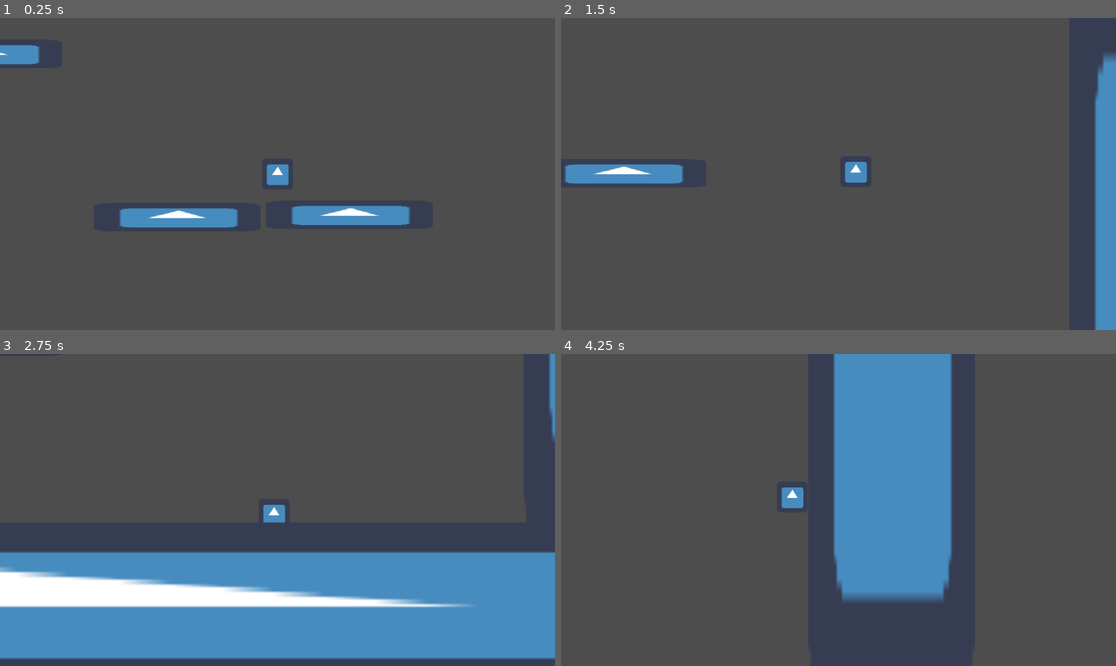
Above: before the commit, frames 1-4 (two rows, left to right).
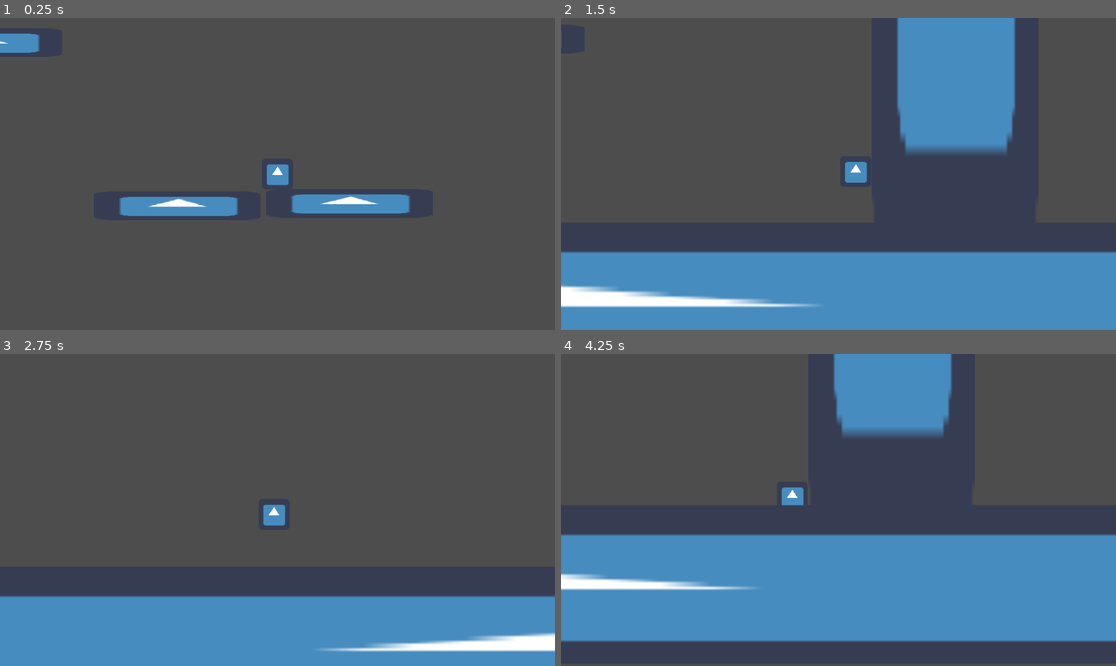
Above: after the commit, the same moments.

Repository: zenbenten/Godot-Platformer
Game: Godot game, scene res://Main.tscn
Same seed, same stepped clock (60 frames per second), same inputs: the game is played once before the commit and once after it. The engine's default icon, where the game draws it, is replaced by a stand-in: a white triangle on a blue panel in a dark square.
Inputs (mouse positions are in pixels of both pictures, inside the frame that each line leads up to):
- Up to frame 1 (0.25 s): no input
- Up to frame 2 (1.5 s): move the mouse to (960, 158) at 0.52 s; hold Right (right) from 0.53 s (still down); tap X (item_use) at 0.6 s; tap Z (jump) at 0.77, 0.8, 1.07, 1.35 s; move the mouse to (727, 189) at 1.27 s
- Up to frame 3 (2.75 s): tap Z (jump) at 1.52, 1.82, 2.3 s; tap X (item_use) at 1.55, 2.1 s; move the mouse to (333, 441) at 2.02 s; release Right (right) at 2.03 s; hold Left (left) from 2.03 s (still down)
- Up to frame 4 (4.25 s): move the mouse to (810, 572) at 2.77 s; release Left (left) at 2.78 s; hold Right (right) from 2.78 s (still down); tap X (item_use) at 2.85 s; tap Z (jump) at 3.02, 3.32, 3.6, 3.77, 4.07 s; move the mouse to (1005, 556) at 3.52 s

The runs differ from the first frame. In frame 1, 4.0% of the frame differs, in the area x 0-74%, y 4-68%; in frame 2, 37%; in frame 3, 22%; in frame 4, 38%, in the area x 0-100%, y 12-93%.

Commit message:
state machine functional for basic player movement and swinging. item pickup functional. grapple hook doesnt work unless you get the pickup. scalable for more items in state machine

Diff:
--- a/Chain.tscn
+++ b/GrapplingHookAbility.tscn
@@ -1,19 +1,19 @@
 [gd_scene load_steps=5 format=3 uid="uid://bmokyehx7g4aq"]
 
-[ext_resource type="Texture2D" uid="uid://cmsy8qnps30xp" path="res://assets/hook.png" id="1"]
-[ext_resource type="Texture2D" uid="uid://bs5mc44p6molt" path="res://assets/link.png" id="2"]
-[ext_resource type="Script" uid="uid://ckmr0qckqfnf7" path="res://Chain.gd" id="3"]
+[ext_resource type="Script" uid="uid://ckmr0qckqfnf7" path="res://Chain.gd" id="1_7ufpp"]
+[ext_resource type="Texture2D" uid="uid://bs5mc44p6molt" path="res://assets/link.png" id="2_qoqdc"]
+[ext_resource type="Texture2D" uid="uid://cmsy8qnps30xp" path="res://assets/hook.png" id="3_6nlle"]
 
 [sub_resource type="CapsuleShape2D" id="1"]
 radius = 4.40329
 height = 8.80657
 
 [node name="Chain" type="Node2D"]
-script = ExtResource("3")
+script = ExtResource("1_7ufpp")
 
 [node name="Links" type="Sprite2D" parent="."]
 texture_repeat = 2
-texture = ExtResource("2")
+texture = ExtResource("2_qoqdc")
 centered = false
 offset = Vector2(-8, 14)
 region_enabled = true
--- /dev/null
+++ b/GrapplingHookItem.tres
@@ -0,0 +1,13 @@
+[gd_resource type="Resource" script_class="ItemResource" load_steps=4 format=3 uid="uid://chelbnnu36tdm"]
+
+[ext_resource type="Script" uid="uid://c505gpsprxp1w" path="res://ItemResource.gd" id="1_5ngqh"]
+[ext_resource type="PackedScene" uid="uid://bmokyehx7g4aq" path="res://GrapplingHookAbility.tscn" id="1_w51r6"]
+[ext_resource type="Texture2D" uid="uid://fxssljcesdq3" path="res://icon.png" id="2_qrpo3"]
+
+[resource]
+script = ExtResource("1_5ngqh")
+item_name = "Grappling Hook"
+item_description = ""
+pickup_texture = ExtResource("2_qrpo3")
+ability_scene = ExtResource("1_w51r6")
+metadata/_custom_type_script = "uid://c505gpsprxp1w"
--- /dev/null
+++ b/IdleState.gd
@@ -0,0 +1,51 @@
+# IdleState.gd
+# Handles logic for when the player is standing still.
+
+extends State
+
+# Exports for tweaking physics from the Inspector.
+@export var ground_friction = 0.90
+
+func enter(msg: Dictionary = {}):
+	# This is a good place to trigger an "idle" animation.
+	# For example: state_machine.player.animation_player.play("Idle")
+	pass
+
+func process_physics(_delta: float):
+	var player = state_machine.player
+
+	# Apply gravity. Even when idle, gravity should be active
+	# to ensure the player stays grounded on slopes or moving platforms.
+	player.velocity.y += 60 # Using your established gravity value
+
+	# Apply friction to slow the player down to a stop.
+	player.velocity.x = lerp(player.velocity.x, 0.0, ground_friction)
+
+	# The move_and_slide() function is essential to apply physics and detect collisions.
+	player.move_and_slide()
+
+	# --- STATE TRANSITIONS ---
+
+	# 1. Transition to Move if there's horizontal input.
+	var walk_input = Input.get_action_strength("right") - Input.get_action_strength("left")
+	if not is_zero_approx(walk_input):
+		state_machine.transition_to("Move")
+		return # Important to return after a transition
+
+	# 2. Transition to Jump if the jump action is pressed.
+	if Input.is_action_just_pressed("jump"):
+		# We send a message so the Jump state knows to apply the jump force.
+		state_machine.transition_to("Jump", {"is_jump": true})
+		return
+
+	# 3. Transition to Swing if the item is used.
+	if Input.is_action_just_pressed("item_use"):
+		if player.has_ability("Grappling Hook"):
+			state_machine.transition_to("Swing")
+			return
+
+	# 4. Transition to Jump/Fall if the player walks off a ledge.
+	if not player.is_on_floor():
+		# We don't send a message, so the Jump state knows this is a fall, not a jump.
+		state_machine.transition_to("Jump")
+		return
--- /dev/null
+++ b/ItemResource.gd
@@ -0,0 +1,8 @@
+class_name ItemResource
+extends Resource
+
+@export var item_name: String
+@export var item_description: String
+@export var pickup_texture: Texture2D
+# This is the key: a scene that holds the item's logic!
+@export var ability_scene: PackedScene
--- /dev/null
+++ b/Item_Pickup.gd
@@ -0,0 +1,13 @@
+extends Area2D
+
+@export var item: ItemResource
+
+func _ready():
+	if item:
+		$Sprite2D.texture = item.pickup_texture
+
+func _on_body_entered(body):
+	# Check if it's the player and if the player can collect items
+	if body.has_method("add_item"):
+		body.add_item(item)
+		queue_free() # Disappear after pickup
--- /dev/null
+++ b/JumpState.gd
@@ -0,0 +1,56 @@
+# JumpState.gd
+# Handles all airborne logic, including jumping and falling.
+
+extends State
+
+# Exports for tweaking physics from the Inspector.
+@export var air_speed = 400
+@export var air_friction = 0.95
+
+func enter(msg: Dictionary = {}):
+	var player = state_machine.player
+
+	# This is the key logic: check if we entered this state from a jump action.
+	# The "is_jump" key is sent from the Idle or Move state.
+	if msg.has("is_jump") and msg.is_jump == true:
+		# Apply the jump force. The JUMP_FORCE should be defined in your Player.gd script.
+		player.velocity.y = -player.JUMP_FORCE
+
+		# This is a good place to play a "jump" animation.
+		# For example: state_machine.player.animation_player.play("Jump")
+	else:
+		# If no "is_jump" message, we are falling.
+		# Play a "fall" animation here.
+		# For example: state_machine.player.animation_player.play("Fall")
+		pass
+
+func process_physics(_delta: float):
+	var player = state_machine.player
+
+	# Apply gravity.
+	player.velocity.y += 60 # Using your established gravity value
+
+	# Handle air control.
+	var walk_input = Input.get_action_strength("right") - Input.get_action_strength("left")
+	player.velocity.x += walk_input * air_speed
+
+	# Apply air friction to prevent infinite acceleration.
+	player.velocity.x *= air_friction
+
+	player.move_and_slide()
+
+	# --- STATE TRANSITIONS ---
+
+	# 1. Transition to Idle or Move when we land on the floor.
+	if player.is_on_floor():
+		if is_zero_approx(player.velocity.x):
+			state_machine.transition_to("Idle")
+		else:
+			state_machine.transition_to("Move")
+		return
+
+	# 2. Transition to Swing if the item is used mid-air.
+	if Input.is_action_just_pressed("item_use"):
+		if player.has_ability("Grappling Hook"):
+			state_machine.transition_to("Swing")
+			return
--- a/Main.tscn
+++ b/Main.tscn
@@ -1,9 +1,10 @@
-[gd_scene load_steps=6 format=3 uid="uid://ccmihphn0i6e8"]
+[gd_scene load_steps=7 format=3 uid="uid://ccmihphn0i6e8"]
 
 [ext_resource type="TileSet" path="res://Tiles/tiles.tres" id="1"]
 [ext_resource type="PackedScene" uid="uid://704hdtys1kju" path="res://Player.tscn" id="2"]
-[ext_resource type="Script" uid="uid://ytxs8nua64cf" path="res://Camera2D.gd" id="3"]
 [ext_resource type="Texture2D" uid="uid://fxssljcesdq3" path="res://icon.png" id="4_cm0pq"]
+[ext_resource type="PackedScene" uid="uid://bjcsrkof5tixu" path="res://item_pickup.tscn" id="4_fos0i"]
+[ext_resource type="Resource" uid="uid://chelbnnu36tdm" path="res://GrapplingHookItem.tres" id="5_fos0i"]
 
 [sub_resource type="RectangleShape2D" id="RectangleShape2D_fos0i"]
 
@@ -11,9 +12,6 @@
 
 [node name="Player" parent="." instance=ExtResource("2")]
 position = Vector2(321.796, 376.075)
-
-[node name="Camera2D" type="Camera2D" parent="Player"]
-script = ExtResource("3")
 
 [node name="TileMap" type="TileMap" parent="."]
 tile_set = ExtResource("1")
@@ -95,3 +93,7 @@
 [node name="Sprite2D" type="Sprite2D" parent="BigFloor2"]
 scale = Vector2(0.307124, 0.339825)
 texture = ExtResource("4_cm0pq")
+
+[node name="ItemPickup" parent="." instance=ExtResource("4_fos0i")]
+position = Vector2(-947, 850)
+item = ExtResource("5_fos0i")
--- /dev/null
+++ b/MoveState.gd
@@ -0,0 +1,40 @@
+extends State
+
+# You can export variables to tweak them in the Inspector!
+@export var speed = 500
+@export var friction = 0.85
+
+func enter(msg: Dictionary = {}):
+	# Maybe play a "run" animation
+	pass
+
+func process_physics(_delta: float):
+	# Get player reference from the state machine
+	var player = state_machine.player
+
+	# Get input
+	var walk = Input.get_action_strength("right") - Input.get_action_strength("left")
+	player.velocity.x += walk * speed
+
+	# Apply gravity
+	player.velocity.y += 60 # Using your gravity value
+
+	# Apply friction
+	player.velocity.x *= friction
+
+	player.move_and_slide()
+
+	# --- State Transitions ---
+	if not player.is_on_floor():
+		state_machine.transition_to("Jump") # Or a "Fall" state
+	elif is_zero_approx(walk):
+		state_machine.transition_to("Idle")
+
+	if Input.is_action_just_pressed("jump"):
+		state_machine.transition_to("Jump", {"is_jump": true})
+
+	# ... inside process_physics ...
+		if Input.is_action_just_pressed("item_use"):
+	# Check if the player has the ability AND we are on the ground
+			if state_machine.player.has_ability("Grappling Hook"):
+				state_machine.transition_to("Swing")
--- a/Player.gd
+++ b/Player.gd
@@ -1,88 +1,45 @@
-"""
-This script controls the player character.
-"""
+# Player.gd
+# Final, corrected version. The Player script holds stats and abilities,
+# while the StateMachine handles all per-frame logic.
+
 extends CharacterBody2D
 
-const JUMP_FORCE = 1550			# Force applied on jumping
-const MOVE_SPEED = 500			# Speed to walk with
-const GRAVITY = 60				# Gravity applied every second
-const MAX_SPEED = 2000			# Maximum speed the player is allowed to move
-const FRICTION_AIR = 0.95		# The friction while airborne
-const FRICTION_GROUND = 0.85	# The friction while on the ground
-const CHAIN_PULL = 60 #this started at 105
+# Player stats that states might need access to can live here.
+const JUMP_FORCE = 1000
 
-# We use the built-in 'velocity' property of CharacterBody2D.
-var chain_velocity := Vector2(0,0)
-var can_jump = false			# Whether the player used their air-jump
+# The player's inventory of abilities, stored by name.
+var abilities = {}
 
-# This function is called every physics frame
-func _physics_process(_delta: float) -> void:
-	# Walking
-	var walk = (Input.get_action_strength("right") - Input.get_action_strength("left")) * MOVE_SPEED
+# A direct reference to the state machine for easy access by states if needed,
+# though direct calls from the player are no longer necessary.
+@onready var state_machine = $StateMachine
 
-	# Falling - This now modifies the built-in velocity property
-	velocity.y += GRAVITY
+func _ready():
+	# This function can be used for any one-time setup for the player itself.
+	# We no longer need to instance the chain here from the start.
+	pass
 
-	# Hook physics
-	if $Chain.hooked:
-		# `to_local($Chain.tip).normalized()` is the direction that the chain is pulling
-		chain_velocity = to_local($Chain.tip).normalized() * CHAIN_PULL
-		if chain_velocity.y > 0:
-			# Pulling down isn't as strong
-			chain_velocity.y *= 0.55
-		else:
-			# Pulling up is stronger
-			chain_velocity.y *= 1.65
-		if sign(chain_velocity.x) != sign(walk):
-			# if we are trying to walk in a different
-			# direction than the chain is pulling
-			# reduce its pull
-			chain_velocity.x *= 0.7
-	else:
-		# Not hooked -> no chain velocity
-		chain_velocity = Vector2(0,0)
-	velocity += chain_velocity
+# The _physics_process function has been completely REMOVED.
+# The StateMachine's own _physics_process is called automatically by Godot,
+# which then correctly calls the active state's process_physics function.
 
-	velocity.x += walk		# apply the walking
+# This function is called by ItemPickup scenes when the player collides with them.
+func add_item(item_resource: ItemResource):
+	if not abilities.has(item_resource.item_name):
+		# Add the item resource to our dictionary of known abilities.
+		abilities[item_resource.item_name] = item_resource
 
-	up_direction = Vector2.UP
-	move_and_slide()	# Actually apply all the forces
+		# If the item has an associated ability scene, instance it and add it
+		# as a child of the player.
+		if item_resource.ability_scene:
+			var ability_instance = item_resource.ability_scene.instantiate()
+			# It's good practice to give the instanced ability a clear name.
+			# This gets the filename of the scene (e.g., "GrapplingHookAbility") and uses it as the node name.
+			ability_instance.name = item_resource.ability_scene.get_path().get_file().get_basename()
+			add_child(ability_instance)
 
-	velocity.x -= walk		# take away the walk speed again
-	# ^ This is done so we don't build up walk speed over time
+		print("Picked up: ", item_resource.item_name)
 
-	# Manage friction and refresh jump and stuff
-	velocity.y = clamp(velocity.y, -MAX_SPEED, MAX_SPEED)	# Make sure we are in our limits
-	velocity.x = clamp(velocity.x, -MAX_SPEED, MAX_SPEED)
-
-	var grounded = is_on_floor()
-	if grounded:
-		velocity.x *= FRICTION_GROUND	# Apply friction only on x (we are not moving on y anyway)
-		can_jump = true 				# We refresh our air-jump
-		if velocity.y >= 5:		# Keep the y-velocity small such that
-			velocity.y = 5		# gravity doesn't make this number huge
-	elif is_on_ceiling() and velocity.y <= -5:	# Same on ceilings
-		velocity.y = -5
-
-	# Apply air friction
-	if !grounded:
-		velocity.x *= FRICTION_AIR
-		if velocity.y > 0:
-			velocity.y *= FRICTION_AIR
-
-	# --- CHAIN INPUT LOGIC ---
-	if Input.is_action_just_pressed("item_use"):
-		# Get the mouse position to calculate the shooting direction
-		var aim_direction = get_viewport().get_mouse_position() - get_viewport().get_visible_rect().size * 0.5
-		$Chain.shoot(aim_direction)
-
-	if Input.is_action_just_released("item_use"):
-		$Chain.release()
-
-	# --- JUMPING LOGIC ---
-	if Input.is_action_just_pressed("jump"):
-		if grounded:
-			velocity.y = -JUMP_FORCE	# Apply the jump-force
-		elif can_jump:
-			can_jump = false	# Used air-jump
-			velocity.y = -JUMP_FORCE
+# This function is used by states to check if the player possesses a certain ability.
+func has_ability(ability_name: String) -> bool:
+	return abilities.has(ability_name)
--- a/Player.tscn
+++ b/Player.tscn
@@ -1,8 +1,14 @@
-[gd_scene load_steps=5 format=3 uid="uid://704hdtys1kju"]
+[gd_scene load_steps=11 format=3 uid="uid://704hdtys1kju"]
 
 [ext_resource type="Texture2D" uid="uid://fxssljcesdq3" path="res://icon.png" id="1"]
 [ext_resource type="Script" uid="uid://c0foyndixvthc" path="res://Player.gd" id="2"]
-[ext_resource type="PackedScene" uid="uid://bmokyehx7g4aq" path="res://Chain.tscn" id="3"]
+[ext_resource type="PackedScene" uid="uid://bmokyehx7g4aq" path="res://GrapplingHookAbility.tscn" id="3"]
+[ext_resource type="Script" uid="uid://ytxs8nua64cf" path="res://Camera2D.gd" id="3_e80uo"]
+[ext_resource type="Script" uid="uid://4s1j7arcs7o2" path="res://StateMachine.gd" id="5_tdg3f"]
+[ext_resource type="Script" uid="uid://cq484m1evvtms" path="res://IdleState.gd" id="6_5ncpa"]
+[ext_resource type="Script" uid="uid://biwudfloj5d17" path="res://MoveState.gd" id="6_dtqjt"]
+[ext_resource type="Script" uid="uid://cdl4m8r03bdbv" path="res://SwingState.gd" id="7_dtqjt"]
+[ext_resource type="Script" uid="uid://cxdbuh02fp8nw" path="res://JumpState.gd" id="8_wi0c6"]
 
 [sub_resource type="RectangleShape2D" id="1"]
 size = Vector2(59.4188, 60.7038)
@@ -11,10 +17,29 @@
 collision_layer = 2
 script = ExtResource("2")
 
-[node name="Chain" parent="." instance=ExtResource("3")]
-
 [node name="Sprite2D" type="Sprite2D" parent="."]
 texture = ExtResource("1")
 
 [node name="CollisionShape2D" type="CollisionShape2D" parent="."]
 shape = SubResource("1")
+
+[node name="Camera2D" type="Camera2D" parent="."]
+script = ExtResource("3_e80uo")
+
+[node name="Chain" parent="." instance=ExtResource("3")]
+
+[node name="StateMachine" type="Node" parent="." node_paths=PackedStringArray("initial_state")]
+script = ExtResource("5_tdg3f")
+initial_state = NodePath("Idle")
+
+[node name="Idle" type="Node" parent="StateMachine"]
+script = ExtResource("6_5ncpa")
+
+[node name="Move" type="Node" parent="StateMachine"]
+script = ExtResource("6_dtqjt")
+
+[node name="Jump" type="Node" parent="StateMachine"]
+script = ExtResource("8_wi0c6")
+
+[node name="Swing" type="Node" parent="StateMachine"]
+script = ExtResource("7_dtqjt")
--- /dev/null
+++ b/State.gd
@@ -0,0 +1,25 @@
+class_name State
+extends Node
+
+# A reference to the StateMachine, which will be set by the StateMachine itself.
+var state_machine = null
+
+# Virtual function, called when entering the state.
+func enter(msg: Dictionary = {}):
+	pass
+
+# Virtual function, called when exiting the state.
+func exit():
+	pass
+
+# Virtual function for handling input events.
+func process_input(_event: InputEvent):
+	pass
+
+# Virtual function for frame-based updates.
+func process_frame(_delta: float):
+	pass
+
+# Virtual function for physics-based updates.
+func process_physics(_delta: float):
+	pass
--- /dev/null
+++ b/StateMachine.gd
@@ -0,0 +1,73 @@
+# StateMachine.gd
+# Safer version that checks if child nodes are valid states.
+
+extends Node
+
+@export var initial_state: State
+
+var current_state: State
+var player: CharacterBody2D
+
+func _ready():
+	player = get_parent() # Assumes StateMachine is a direct child of Player
+
+	# Add all child nodes (the states) to a dictionary by name
+	for state in get_children():
+		# This 'if' statement is the safety check.
+		# It ensures we only try to modify nodes that actually extend our State class.
+		if state is State:
+			state.state_machine = self # Give each state a reference to this FSM
+		else:
+			# This warning will print in the output log if you have a child node
+			# without a state script attached, making it easy to debug.
+			print("Warning: Child node '", state.name, "' is not a State and will be ignored by the StateMachine.")
+
+	# Start in the initial state
+	if initial_state:
+		current_state = initial_state
+
+		# A final safety check to ensure the initial_state itself is valid before using it.
+		if not initial_state is State:
+			print("Error: Initial state '", initial_state.name, "' is not a valid state script. State machine cannot start.")
+			current_state = null # Stop the state machine from running
+			return
+
+		# This ensures the state_machine reference is set even if the initial_state isn't a child (not recommended, but safe)
+		if not initial_state.state_machine:
+			initial_state.state_machine = self
+
+		current_state.enter()
+
+func _input(event: InputEvent):
+	if current_state:
+		current_state.process_input(event)
+
+func _process(delta: float):
+	if current_state:
+		current_state.process_frame(delta)
+
+func _physics_process(delta: float):
+	if current_state:
+		current_state.process_physics(delta)
+
+func transition_to(state_name: String, msg: Dictionary = {}):
+	# Don't transition if there's no state to transition from.
+	if not current_state:
+		return
+
+	var new_state = get_node(state_name)
+
+	# Check if the new state exists and is a valid state.
+	if not new_state is State:
+		print("Warning: Cannot transition to '", state_name, "' because it is not a valid state.")
+		return
+
+	# Don't transition to the same state.
+	if current_state == new_state:
+		return
+
+	if current_state:
+		current_state.exit()
+
+	current_state = new_state
+	current_state.enter(msg) # Pass optional message dictionary
--- /dev/null
+++ b/SwingState.gd
@@ -0,0 +1,58 @@
+# SwingState.gd
+# Corrected version that properly handles the hook's "flying" and "hooked" phases.
+
+extends State
+
+var hook_ability # A reference to the grappling hook node
+
+func enter(msg: Dictionary = {}):
+	var player = state_machine.player
+	# Find the ability node. This is more robust than a hardcoded name.
+	# We use the name we assigned in Player.gd's add_item function.
+	hook_ability = player.find_child("GrapplingHookAbility", true, false)
+
+	if hook_ability:
+		var aim_direction = player.get_global_mouse_position() - player.global_position
+		hook_ability.shoot(aim_direction)
+	else:
+		# If for some reason we can't find the hook, exit immediately.
+		state_machine.transition_to("Jump")
+
+func process_physics(_delta: float):
+	var player = state_machine.player
+
+	# First, a safety check in case the hook node was somehow removed.
+	if not hook_ability:
+		state_machine.transition_to("Jump")
+		return
+
+	# --- NEW, CORRECTED EXIT LOGIC ---
+	# If the hook is no longer flying AND it's not hooked to anything,
+	# then the grappling action is over. Time to transition away.
+	if not hook_ability.flying and not hook_ability.hooked:
+		state_machine.transition_to("Jump")
+		return
+
+	# --- APPLY SWINGING PHYSICS (Only when hooked) ---
+	if hook_ability.hooked:
+		# This is the physics logic from before.
+		var chain_velocity = (hook_ability.tip - player.global_position).normalized() * 150 # CHAIN_PULL initially 60
+		# You can add more complex swing physics here!
+		player.velocity += chain_velocity
+
+	# Apply gravity and movement regardless of being hooked or just flying.
+	player.velocity.y += 60
+	player.move_and_slide()
+
+	# --- HANDLE INPUT ---
+	# Allow the player to release the hook manually.
+	if Input.is_action_just_released("item_use"):
+		hook_ability.release()
+		# The exit logic at the top of this function will catch this on the next frame
+		# and transition the state correctly.
+
+func exit():
+	# This function is called when we transition away from the Swing state.
+	# We should always ensure the hook is released.
+	if hook_ability:
+		hook_ability.release()
--- /dev/null
+++ b/item_pickup.tscn
@@ -0,0 +1,20 @@
+[gd_scene load_steps=4 format=3 uid="uid://bjcsrkof5tixu"]
+
+[ext_resource type="Script" uid="uid://ct7r6ugvb1285" path="res://Item_Pickup.gd" id="1_hpx0b"]
+[ext_resource type="Texture2D" uid="uid://fxssljcesdq3" path="res://icon.png" id="2_pdrhs"]
+
+[sub_resource type="RectangleShape2D" id="RectangleShape2D_1teck"]
+size = Vector2(60, 59)
+
+[node name="ItemPickup" type="Area2D"]
+collision_mask = 3
+script = ExtResource("1_hpx0b")
+
+[node name="Sprite2D" type="Sprite2D" parent="."]
+texture = ExtResource("2_pdrhs")
+
+[node name="CollisionShape2D" type="CollisionShape2D" parent="."]
+position = Vector2(-3, 0.5)
+shape = SubResource("RectangleShape2D_1teck")
+
+[connection signal="body_entered" from="." to="." method="_on_body_entered"]
--- a/project.godot
+++ b/project.godot
@@ -1,3 +1,11 @@
+; Engine configuration file.
+; It's best edited using the editor UI and not directly,
+; since the parameters that go here are not all obvious.
+;
+; Format:
+;   [section] ; section goes between []
+;   param=value ; assign values to parameters
+
 config_version=5
 
 [application]
Not shown: 1 places in GrapplingHookAbility.tscn that only renumber resources
Not shown, added: IdleState.gd.uid
Not shown, added: ItemResource.gd.uid
Not shown, added: Item_Pickup.gd.uid
Not shown, added: JumpState.gd.uid
Not shown, added: MoveState.gd.uid
Not shown, added: State.gd.uid
Not shown, added: StateMachine.gd.uid
Not shown, added: SwingState.gd.uid
